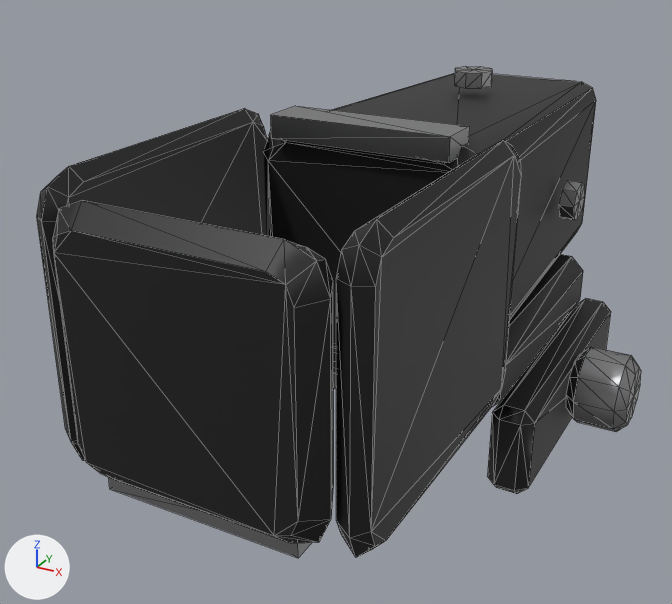
The glTF model assets/models/items/laser_module.glb, before and after one commit.
The view is the same before and after, from a camera (50 mm lens) standing at (0.0339, -0.0754, 0.0283) and looking at (-0.0049, -0.0049, -0.0069). Arrows for +X, +Y and +Z are at lower left; the lights stay in place. The first picture is the older version. Mesh edges are drawn as thin lines. Vertices at exactly the same position are counted once.

In view in the first picture: 'body'.
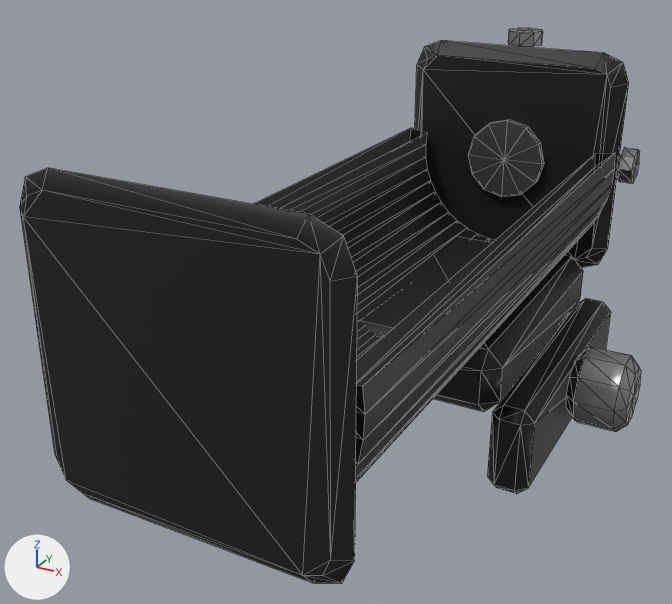
Location of each change, [x1, y1, x2, y2] in pixels of the pictures (672 x 604 px; the box of a moved part takes in the faces that stretch with it):
'body', reshaped (13% taller): before [37, 67, 641, 558]; after [20, 28, 641, 583]
part 1 of me_body, moved or reshaped: before [455, 67, 493, 88]; after [508, 28, 543, 47]
part 2 of me_body, moved or reshaped: before [559, 180, 585, 220]; after [618, 148, 640, 183]
part 3 of me_body, added: after [468, 120, 544, 197]
part 4 of me_body, rebuilt: before [264, 73, 596, 353]; after [255, 128, 615, 482]
part 5 of me_body, rebuilt (20% wider, 21% taller): before [53, 201, 334, 543]; after [20, 168, 358, 583]
part 6 of me_body, added (black): after [415, 41, 629, 268]
part 7 of me_body, deleted (black): before [37, 108, 267, 461]
part 8 of me_body, deleted (black): before [336, 140, 521, 557]
part 9 of me_body, deleted: before [271, 106, 470, 163]
part 10 of me_body, deleted: before [108, 477, 311, 558]

The change in detail:
me_body is used by ob_body; location (0.0, 0.0, 0.0).
me_body had 400 vertices, 748 faces and spanned x -0.0145..0.0205, y -0.035..0.034, z -0.0235..0.012.
me_body now has 464 vertices, 876 faces and spans x -0.0145..0.0205, y -0.035..0.036, z -0.0235..0.014.
me_body part 1: the loose piece of 18 vertices spanning x -0.002..0.002, y 0.013..0.017, z 0.0105..0.012 is moved by (0.0, 0.016, 0.002).
me_body part 2: the loose piece of 18 vertices spanning x 0.0105..0.012, y 0.013..0.017, z -0.002..0.002 is moved by (0.002, 0.016, 0.0).
me_body part 3: a new loose piece, a 12-sided cylinder along y spanning x -0.0045..0.0045, y 0.0267..0.0275, z -0.0045..0.0045, in mat_steel (grey #adadaf).
me_body part 4: the loose piece of 36 vertices spanning x -0.0105..0.0105, y -0.0095..0.03, z -0.0105..0.0105 is rebuilt with 100 vertices and now spans x -0.0125..0.0125, y -0.033..0.0275, z -0.0125..0.0022.
me_body part 5: the loose piece of 36 vertices spanning x -0.0105..0.0105, y -0.035..-0.0305, z -0.0105..0.0105 is rebuilt with 36 vertices and now spans x -0.0125..0.0125, y -0.035..-0.033, z -0.0125..0.0125.
me_body part 6: a new loose piece of 36 vertices spanning x -0.0125..0.0125, y 0.0275..0.035, z -0.0125..0.0125, in mat_black (black #2c2c2c).
me_body part 7: the loose piece of 36 vertices spanning x -0.0128..-0.0103, y -0.0335..-0.0065, z -0.0115..0.0115 is deleted.
me_body part 8: the loose piece of 36 vertices spanning x 0.0103..0.0128, y -0.0335..-0.0065, z -0.0115..0.0115 is deleted.
me_body part 9: the loose piece of 8 vertices spanning x -0.008..0.008, y -0.0105..-0.0065, z 0.0095..0.0115 is deleted.
me_body part 10: the loose piece of 8 vertices spanning x -0.008..0.008, y -0.0335..-0.0295, z -0.0115..-0.0095 is deleted.
Other edits to the shape of me_body do not show in these pictures.
